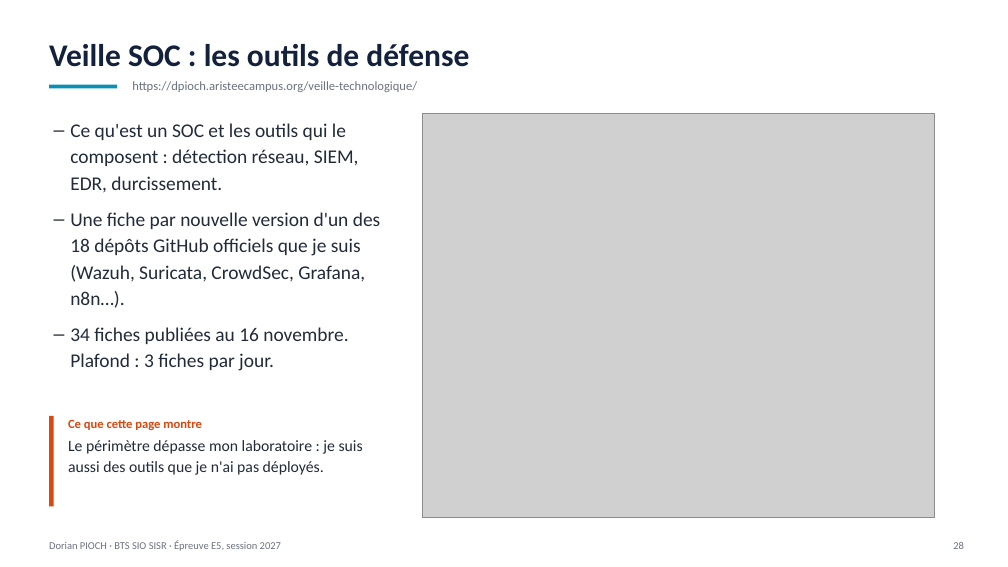
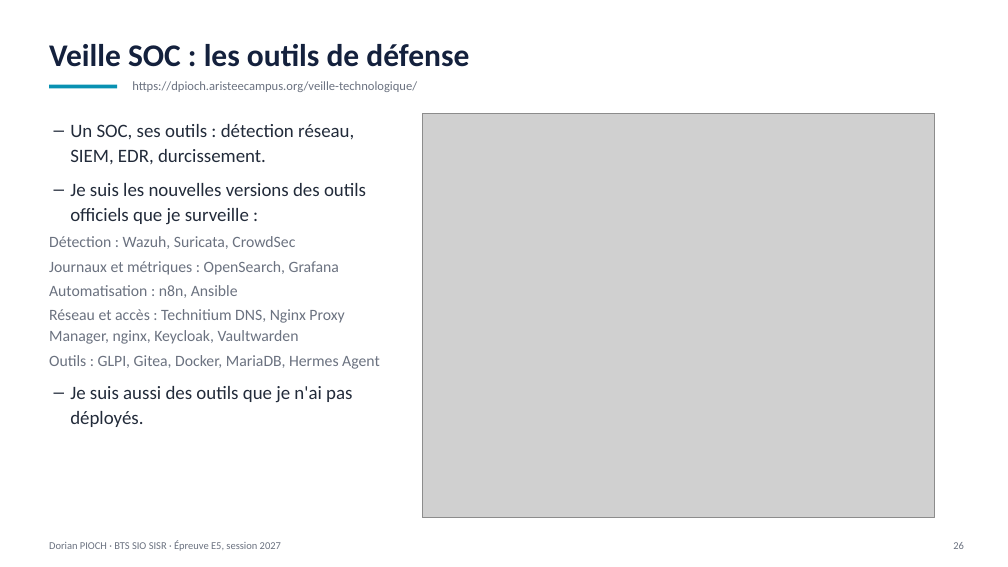
Before and after one commit to Dozyxio/dorian-pioch-e5-fichiers, a slide deck: slide 26 of Portfolio_E5_Dorian_Pioch_2027.pptx (slide 28 before the commit). Drawn at 1008x567 pixels with LibreOffice and Linux fonts; fonts in the diff are those of the drawing; grey boxes stand for pictures. Boxes give left, top, right and bottom in pixels: in the first picture for what was removed or moved away, otherwise in the second. Text is boxed around its words. In the diff, an @@ line names an element or a change of style, - is before the commit and + after.

Commit message:
E5: présentation mise à jour avec les commentaires (50 diapositives), tableau et annexe alignés

```diff
--- a/Portfolio_E5_Dorian_Pioch_2027.pptx
+++ b/Portfolio_E5_Dorian_Pioch_2027.pptx
@@ text at (x1=49, y1=124, x2=380, y2=427): text changed; size 18.5 to 15 pt; text colour #222B3A to #6B7280 @@
-– Ce qu'est un SOC et les outils qui le composent : détection réseau, SIEM, EDR, durcissement.
-– Une fiche par nouvelle version d'un des 18 dépôts GitHub officiels que je suis (Wazuh, Suricata, CrowdSec, Grafana, n8n…).
-– 34 fiches publiées au 16 novembre. Plafond : 3 fiches par jour.
+– Un SOC, ses outils : détection réseau, SIEM, EDR, durcissement.
+– Je suis les nouvelles versions des outils officiels que je surveille :
+Détection : Wazuh, Suricata, CrowdSec
+Journaux et métriques : OpenSearch, Grafana
+Automatisation : n8n, Ansible
+Réseau et accès : Technitium DNS, Nginx Proxy Manager, nginx, Keycloak, Vaultwarden
+Outils : GLPI, Gitea, Docker, MariaDB, Hermes Agent
+– Je suis aussi des outils que je n'ai pas déployés.
@@ rectangle removed at (x1=49, y1=416, x2=54, y2=507) @@
@@ text removed at (x1=68, y1=419, x2=363, y2=475) @@
-Ce que cette page montre
-Le périmètre dépasse mon laboratoire : je suis aussi des outils que je n'ai pas déployés.
```
Also in this commit, not shown: 45 other slides changed, 3 slides removed, 3 other files.
